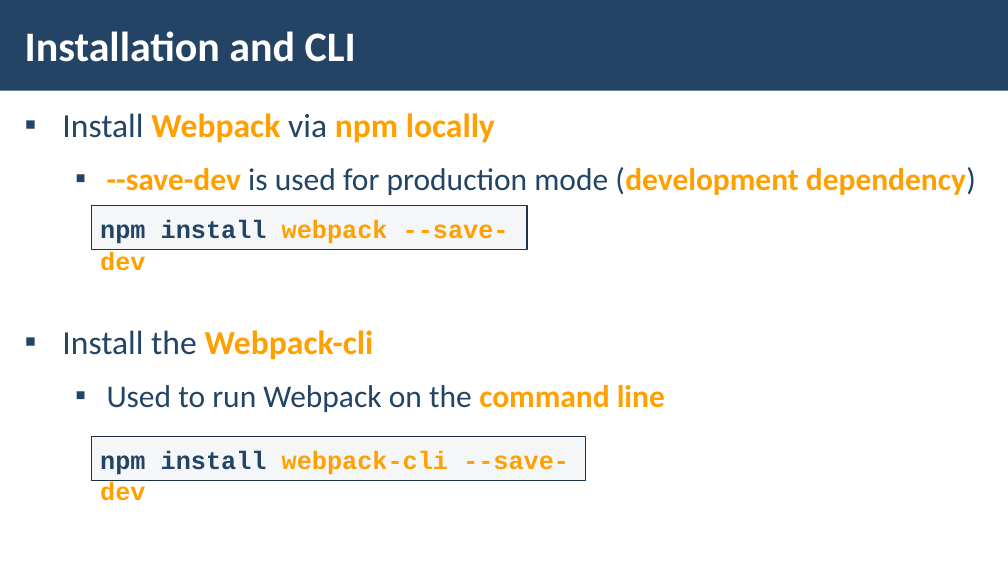
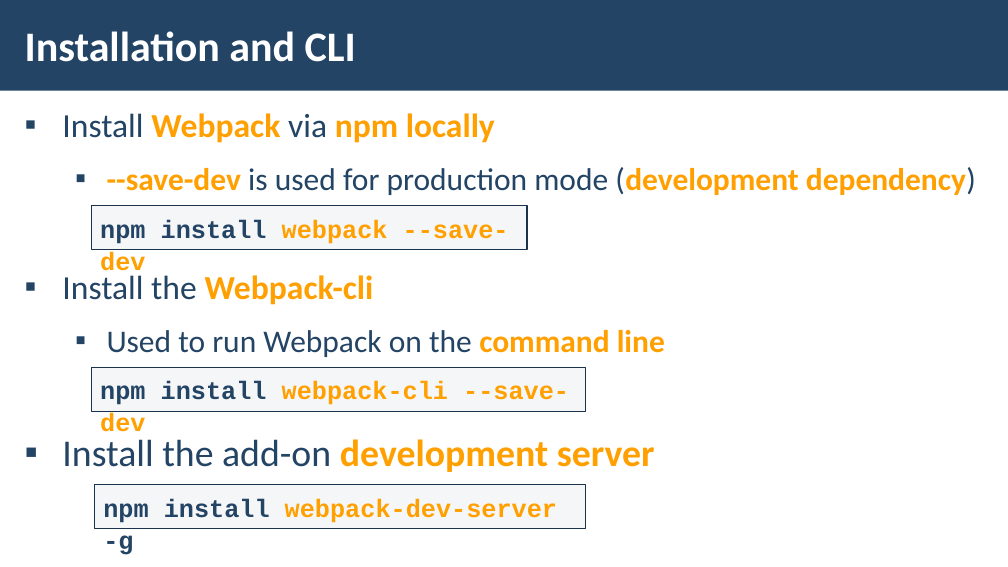
Before and after one commit to pirocorp/JS-APPS, a slide deck: slide 6 of 09. WEBPACK/09. JS-Applications-Webpack.pptx. Drawn at 1008x567 pixels with LibreOffice and Linux fonts; fonts in the diff are those of the drawing; background and template pictures are left out. Boxes give left, top, right and bottom in pixels: in the first picture for what was removed or moved away, otherwise in the second. Text is boxed around its words. In the diff, an @@ line names an element or a change of style, - is before the commit and + after.

Commit message:
09. JS-Applications-Webpack -> added a bit advanced build

```diff
--- a/09. WEBPACK/09. JS-Applications-Webpack.pptx
+++ b/09. WEBPACK/09. JS-Applications-Webpack.pptx
@@ rectangle "npm install webpack-cli --save-dev": place and size @@
-rectangle "npm install webpack-cli --save-dev" at bbox=[91, 436, 586, 480]
+rectangle "npm install webpack-cli --save-dev" at bbox=[91, 368, 586, 411]
@@ text at bbox=[62, 439, 655, 472]: paragraph added @@
+▪ Install the add-on development server
@@ rectangle added at bbox=[95, 485, 585, 529], fill #C2C7D2 at 15% opacity, outline #1A334C 1 pt, 24 pt, text #FFA000, bold @@
+npm install webpack-dev-server -g
```
Also in this commit, not shown: 11 slides added.
